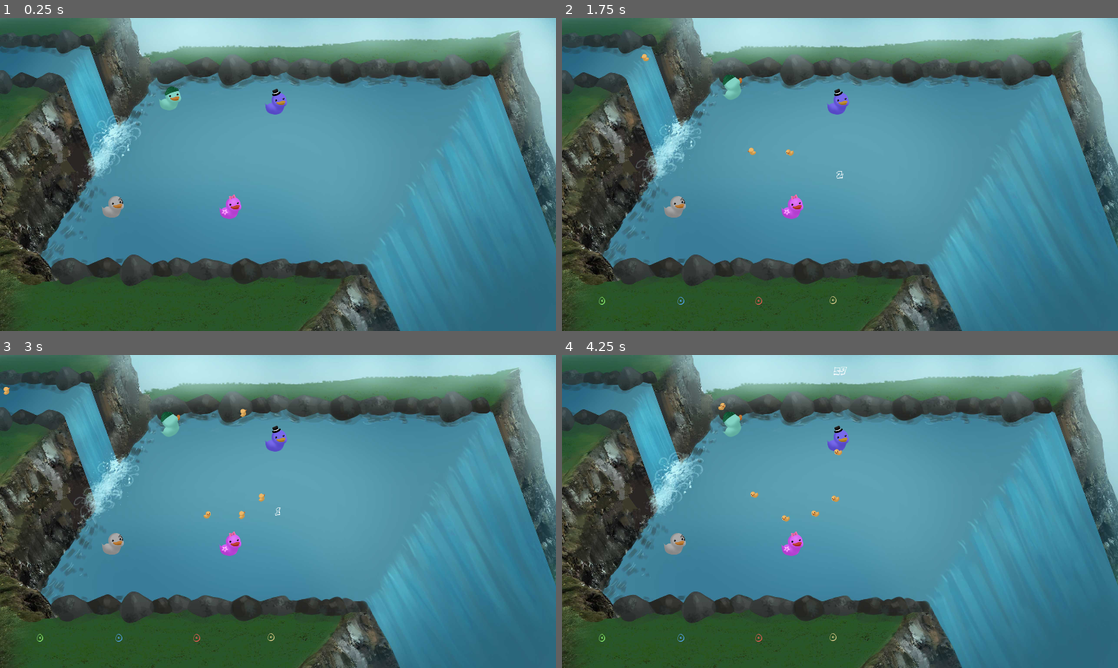
Above: before the commit, frames 1-4 (two rows, left to right).
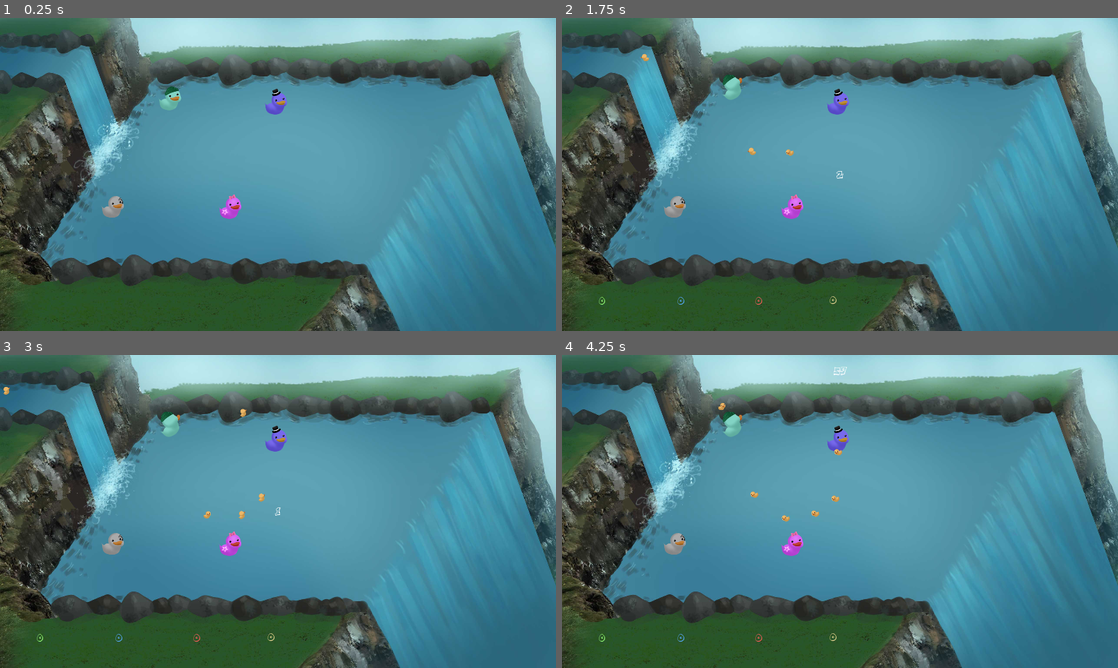
Above: after the commit, the same moments.

Repository: TeamAwesomeTOJam/ducks
Game: Godot game, scene res://Game.tscn
Same seed, same stepped clock (60 frames per second), same inputs: the game is played once before the commit and once after it.
Inputs:
- Up to frame 1 (0.25 s): no input
- Up to frame 2 (1.75 s): tap Enter (p0duck) at 0.5, 0.6, 1.35 s; hold Up (ui_up) 0.53-1.28 s
- Up to frame 3 (3 s): hold Up (ui_up) from 2.03 s (still down); tap Enter (p0duck) at 2.1, 2.85 s
- Up to frame 4 (4.25 s): release Up (ui_up) at 3.53 s; tap Enter (p0duck) at 3.6 s

The runs differ from the first frame. In frame 1, 0.8% of the frame differs, in the area x 13-92%, y 17-83%; in frame 2, 0.8%; in frame 3, 0.8%; in frame 4, 0.8%.

Commit message:
touch your own duck

Diff:
--- a/FollowingDuck.gd
+++ b/FollowingDuck.gd
@@ -5,6 +5,7 @@
 # var b = "textvar"
 var child = null
 var parent = null
+var player = null
 
 func is_follow_duck():
     pass
--- a/Game.tscn
+++ b/Game.tscn
@@ -47,7 +47,6 @@
 
 frames = SubResource( 1 )
 animation = "loop"
-frame = 3
 playing = true
 offset = Vector2( 1280, 720 )
 _sections_unfolded = [ "Z Index" ]
--- a/Player.gd
+++ b/Player.gd
@@ -79,7 +79,9 @@
 
         state = STATE.Spawning
 
-func add_duck(duck):
+func add_duck():
+    var duck = Duck.instance()
+    duck.player = self
     duck.set_collision_mask(DEFAULT_COLLISION_MASK)
     duck.set_collision_layer(DEFAULT_COLLISION_LAYER)
     var behind = - self.linear_velocity
@@ -237,9 +239,10 @@
         collecting = true
         if body.has_method('is_duck'):
             body.queue_free()
-            add_duck(Duck.instance())
+            add_duck()
         if body.has_method('is_follow_duck'):
-            var count = body.count()
-            body.kill_me()
-            for x in range(count):
-                add_duck(Duck.instance())
+            if body.player != self:
+                var count = body.count()
+                body.kill_me()
+                for x in range(count):
+                    add_duck()
